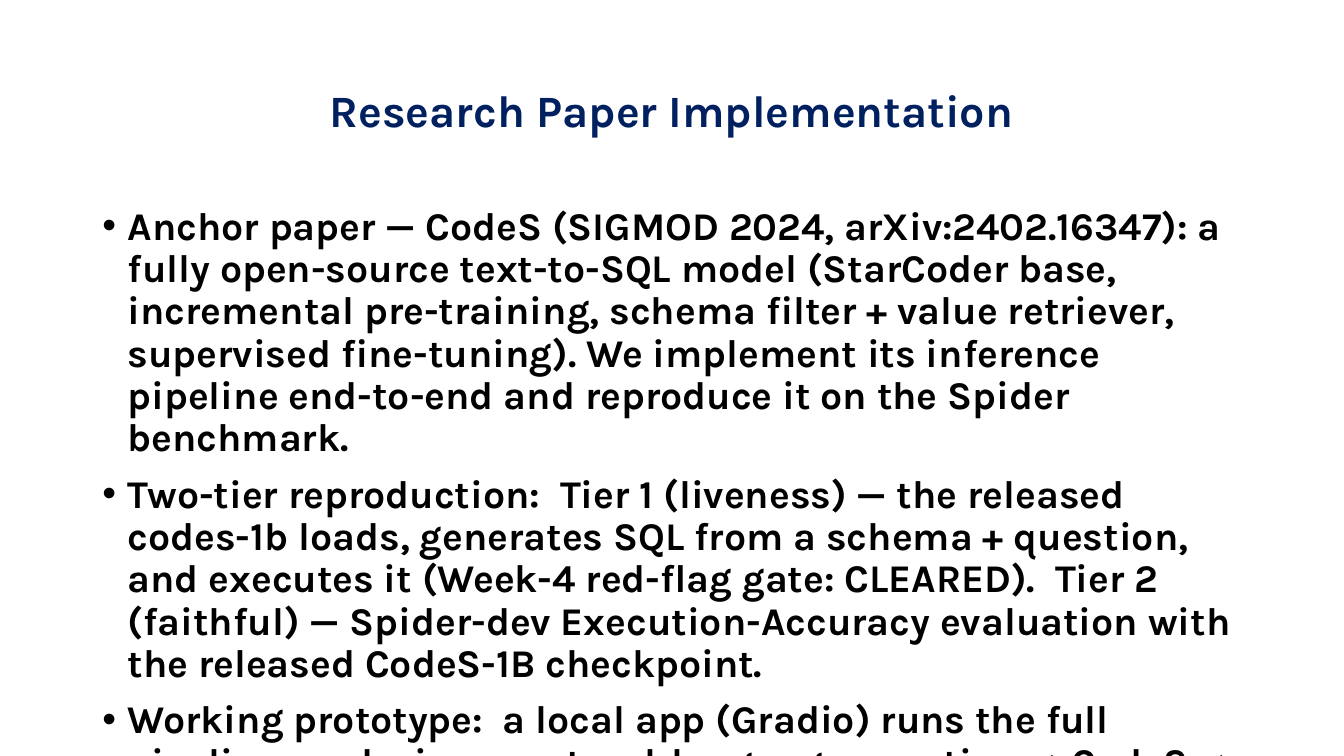
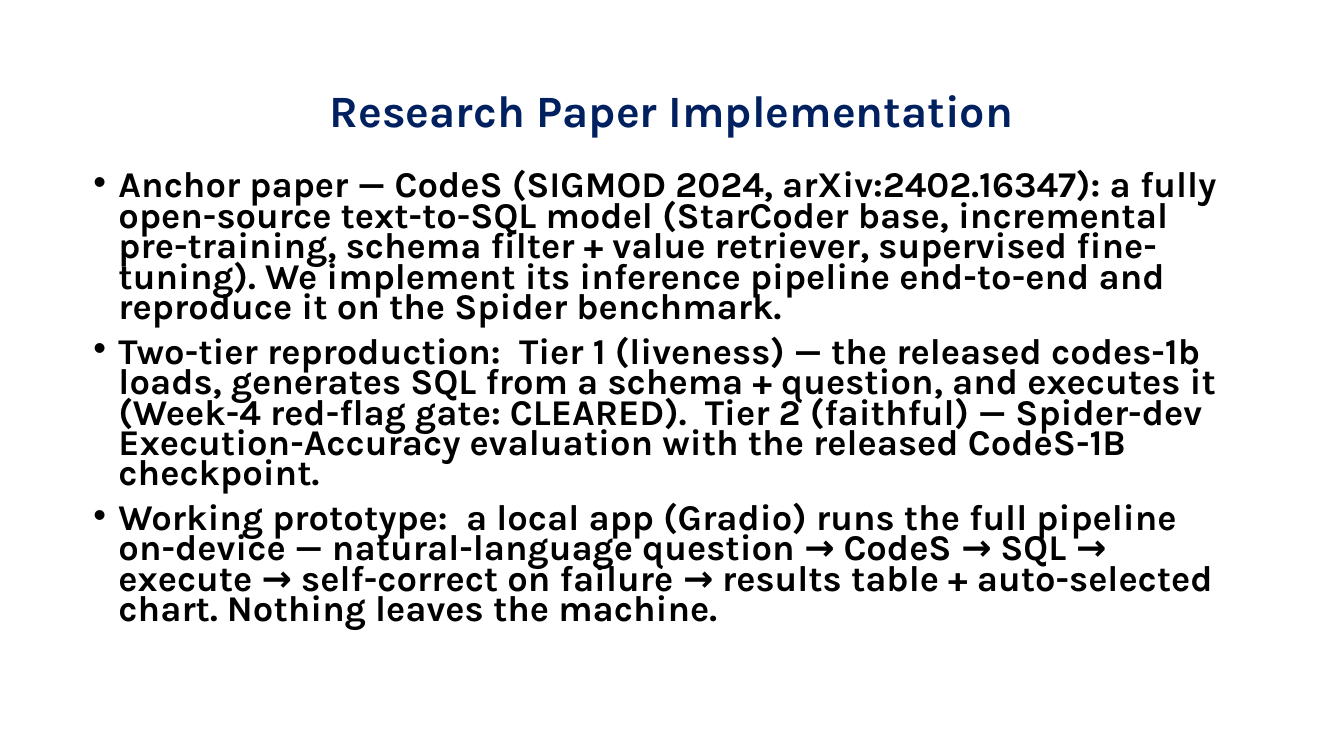
Before and after one commit to jayakanthh/QueryGenie, a slide deck: slide 3 of docs/reviews/Review2_QueryGenie.pptx. Drawn at 1344x756 pixels with LibreOffice and Linux fonts; fonts in the diff are those of the drawing; background and template pictures are left out. Boxes give left, top, right and bottom in pixels: in the first picture for what was removed or moved away, otherwise in the second. Text is boxed around its words. In the diff, an @@ line names an element or a change of style, - is before the commit and + after.

```diff
--- a/docs/reviews/Review2_QueryGenie.pptx
+++ b/docs/reviews/Review2_QueryGenie.pptx
@@ text "Anchor paper — CodeS (SIGMOD ...": place and size @@
-text "Anchor paper — CodeS (SIGMOD ..." at (128, 210, 1230, 743)
+text "Anchor paper — CodeS (SIGMOD ..." at (118, 170, 1216, 630)
@@ text "Anchor paper — CodeS (SIGMOD ..." at (118, 170, 1216, 630): size 28 to 25.9 pt; line spacing 0.9 to 0.7 @@
```
Also in this commit, not shown: 6 other slides changed, 3 other files.
